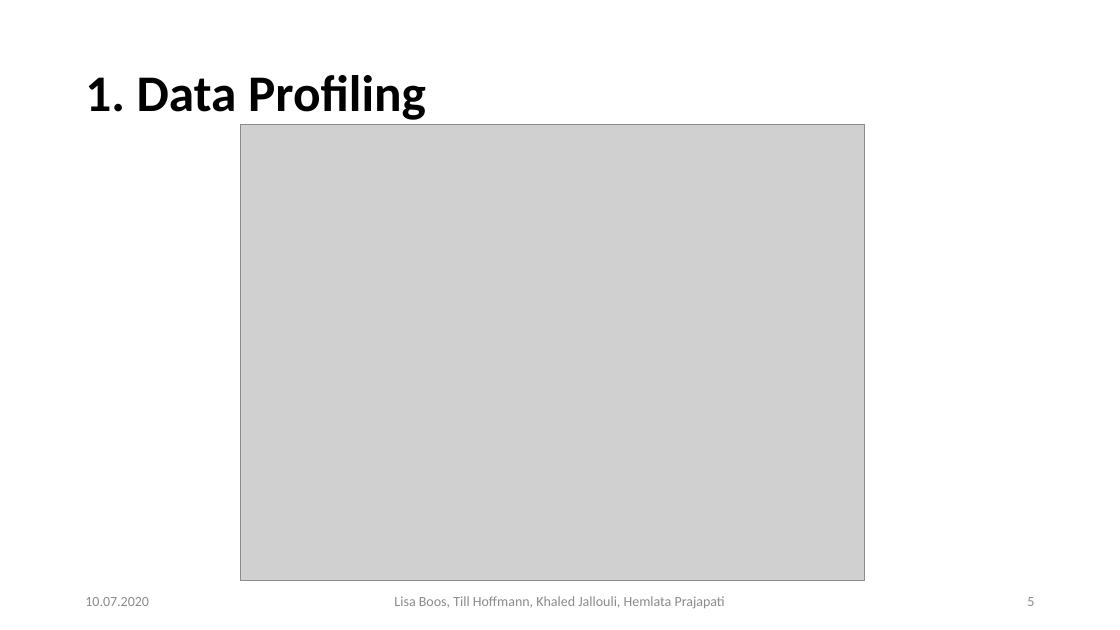
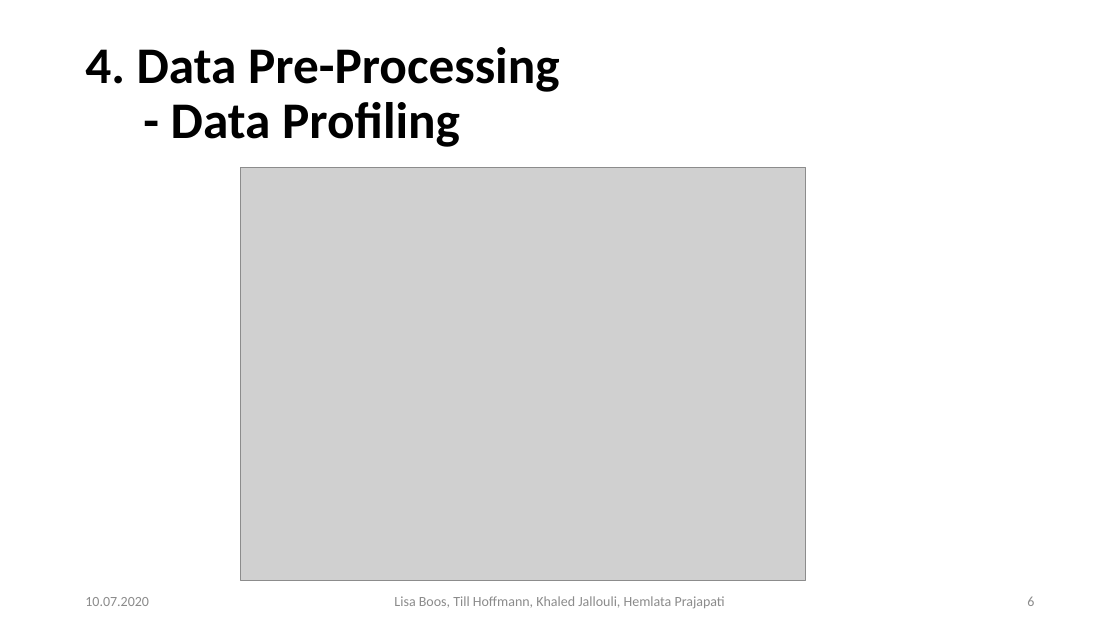
Before and after one commit to Khaledjallouli/project, a slide deck: slide 6 of Daily/sprint9/Final_Presentation_Phase_I.pptx (slide 5 before the commit). Drawn at 1120x630 pixels with LibreOffice and Linux fonts; fonts in the diff are those of the drawing; grey boxes stand for pictures; background and template pictures are left out. Boxes give left, top, right and bottom in pixels: in the first picture for what was removed or moved away, otherwise in the second. Text is boxed around its words. In the diff, an @@ line names an element or a change of style, - is before the commit and + after.

```diff
--- a/Daily/sprint9/Final_Presentation_Phase_I.pptx
+++ b/Daily/sprint9/Final_Presentation_Phase_I.pptx
@@ title at (x1=85, y1=47, x2=560, y2=147): text changed @@
-1. Data Profiling
+4. Data Pre-Processing
+- Data Profiling
@@ picture resized from (x1=241, y1=124, x2=865, y2=581) to (x1=241, y1=167, x2=807, y2=581) @@
```
Also in this commit, not shown: 27 other slides changed.
